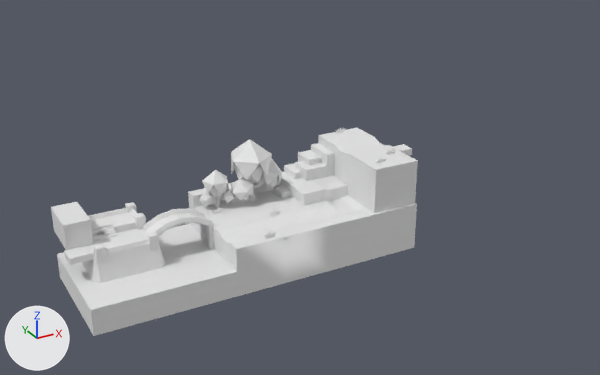
Renders of the FBX model Projects/Project2/Assets/Models/Grassy1.fbx from each side of a commit.
The view is the same before and after, from a 50 mm camera at (-31.9, -109.5, 57.0) aimed at (26.0, -4.2, 4.4). The axes (+X, +Y, +Z) are drawn at lower left. The lights are the same throughout.

The scene before the commit, as lines of its bpy script (objects in view):
```python
me_plane_003 = bpy.data.meshes.new('Plane.003')
me_plane_003.from_pydata(...)  # 962 vertices, 773 faces; spans x -10.3..46.9, y -10.2..8.4, z -8.2..10.3
ob_plane_003 = bpy.data.objects.new('Plane.003', me_plane_003)
ob_plane_003.location = (0.0, 0.0, 0.0)
```
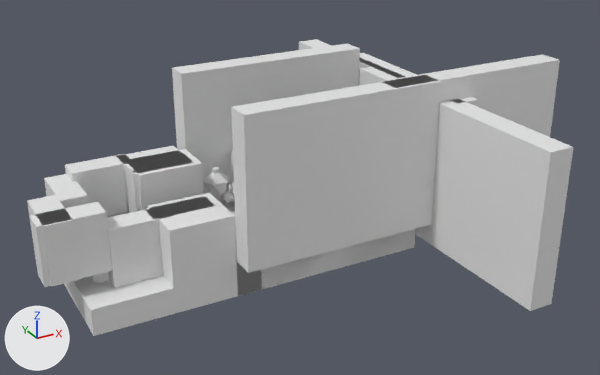
The change, as JSON lines over the scene's bpy script:
```json
{"op": "add", "block": "me_cube_009", "code": ["me_cube_009 = bpy.data.meshes.new('Cube.009')", "me_cube_009.from_pydata(...)  # 366 vertices, 304 faces; spans x -14.8..69.0, y -37.4..30.0, z -8.7..21.6"]}
{"op": "add", "block": "ob_cube_008", "code": ["ob_cube_008 = bpy.data.objects.new('Cube.008', me_cube_009)", "ob_cube_008.location = (0.0, 0.0, 0.0)"]}
```

Boxes (x1, y1, x2, y2) around the edits, measured in the pictures (600 x 375 px):
```json
{"object": "Cube.008", "change": "added", "after": [27, 39, 573, 311]}
{"object": "Plane.003", "change": "unchanged, covered by the edit", "before": [51, 127, 418, 336], "after": [64, 151, 415, 336]}
```
